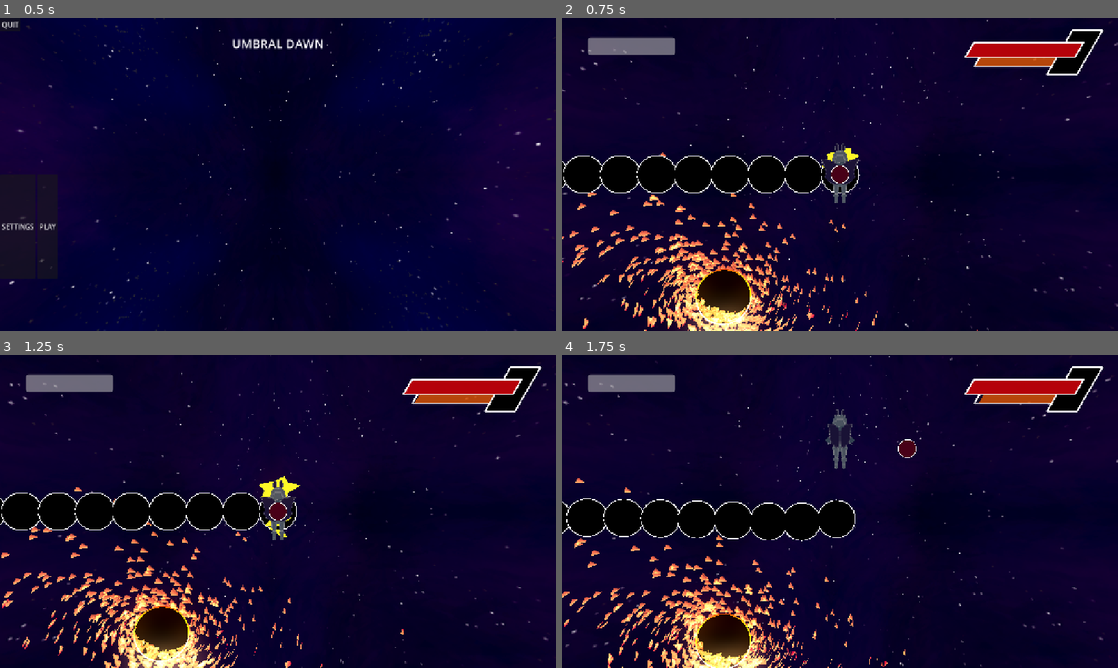
Above: before the commit, frames 1-4 (two rows, left to right).
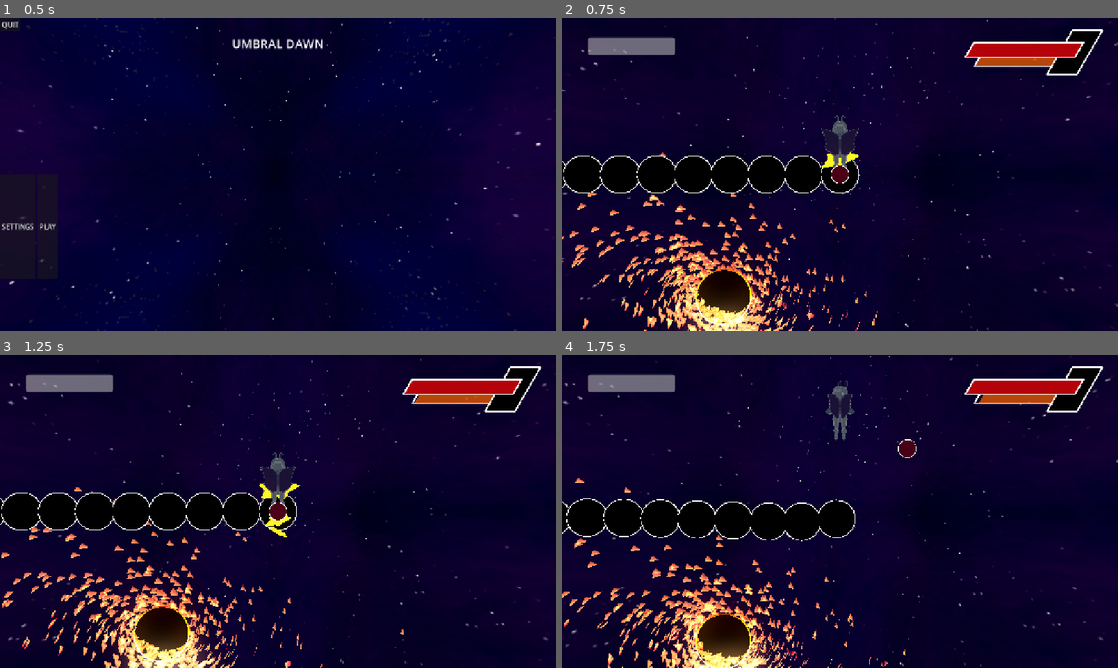
Above: after the commit, the same moments.

Repository: thomaskareka/csce552-3d
Game: Godot game, scene res://scenes/MainMenu.tscn
The game is run twice, just before and just after one commit, with the same random seed, the same clock (stepped at 60 frames per second) and the same inputs.
Inputs (mouse positions are in pixels of both pictures, inside the frame that each line leads up to):
- Up to frame 1 (0.5 s): no input
- Up to frame 2 (0.75 s): click "PLAY" at 0.5 s
- Up to frame 3 (1.25 s): no input
- Up to frame 4 (1.75 s): move the mouse to (867, 511) at 1.27 s; press the mouse at (867, 511) at 1.28 s; hold W (move_up) from 1.28 s (still down)

Frame 1 is identical in both runs. In frame 2, 0.6% of the frame differs, in the area x 46-54%, y 31-60%; in frame 3, 0.6%; in frame 4, 0.5%.

Commit message:
head aiming

Diff:
--- a/components/gameplay/user_input.gd
+++ b/components/gameplay/user_input.gd
@@ -1,6 +1,7 @@
 extends Node
 
 @onready var parent: CharacterBody3D = get_parent()
+var moth_model
 @onready var aim_indicator: MeshInstance3D = $"../AimIndicator"
 @onready var basic_projectile_manager: ProjectileManager = $"../BasicAttack"
 @onready var strong_projectile_manager: ProjectileManager = $"../StrongAttack"
@@ -44,6 +45,7 @@
 var mouse_last_used := true
 
 func _ready() -> void:
+	moth_model = parent.get_node("moth")
 	use_relative_joystick = GlobalData.data.get("use_relative", false)
 	mouse_aim_sensitivity = GlobalData.data.get("mouse_sensitivity", 0.5)
 	joystick_aim_sensitivity = GlobalData.data.get("joystick_sensitivity", 5)
@@ -119,6 +121,8 @@
 	aim_indicator.position.y = aim_position.y
 	mouse_last_used = joystick_magnitude == 0
 
+	moth_model.look_at_indicator(aim_indicator.position)
+
 func _handle_attack(delta: float):
 	if Input.is_action_just_released("charge_input"):
 		if charge_held_time <= 0 and charge_projectile_cooldown_time <= 0:
--- /dev/null
+++ b/moth.gd
@@ -0,0 +1,24 @@
+extends Node3D
+class_name MothModel
+@onready var skeleton: Skeleton3D = $Armature/Skeleton3D
+const HEAD_BONE = "head"
+
+var head_bone_index: int
+
+func _ready():
+	print(skeleton.get_bone_name(1))
+	head_bone_index = skeleton.find_bone(HEAD_BONE)
+
+func look_at_indicator(target_pos: Vector3):
+	var head_pos = skeleton.get_bone_global_pose(head_bone_index).origin
+
+	var look_dir = MovementHelper.get_direction_to_target(head_pos, target_pos)
+	look_dir.y = - look_dir.y
+	var new_basis = Basis.looking_at(look_dir, Vector3.UP)
+	new_basis = new_basis.rotated(Vector3.UP, deg_to_rad(180))
+
+
+	var bone_pose = skeleton.get_bone_global_pose(head_bone_index)
+	bone_pose.basis = new_basis
+
+	skeleton.set_bone_global_pose_override(head_bone_index, bone_pose, 1.0, true)
--- /dev/null
+++ b/moth.tscn
@@ -0,0 +1,7 @@
+[gd_scene load_steps=3 format=3 uid="uid://cbs3qt7x60na5"]
+
+[ext_resource type="PackedScene" uid="uid://c0xjbkaw7pa6r" path="res://assets/mesh/moth.glb" id="1_3bc02"]
+[ext_resource type="Script" uid="uid://b44vgo06beukv" path="res://moth.gd" id="2_fog0t"]
+
+[node name="moth" instance=ExtResource("1_3bc02")]
+script = ExtResource("2_fog0t")
--- a/objects/Player.tscn
+++ b/objects/Player.tscn
@@ -7,7 +7,7 @@
 [ext_resource type="Script" uid="uid://ds16n8tolty8e" path="res://components/projectiles/projectile_data.gd" id="4_sderm"]
 [ext_resource type="Script" uid="uid://bcvasa3qaofnb" path="res://components/projectiles/movement_data/tracked_rotated_move.gd" id="5_jmmr7"]
 [ext_resource type="Script" uid="uid://cxojmk3n7nf4g" path="res://components/projectiles/movement_data/base_move.gd" id="5_sderm"]
-[ext_resource type="PackedScene" uid="uid://c0xjbkaw7pa6r" path="res://assets/mesh/moth.glb" id="8_jmmr7"]
+[ext_resource type="PackedScene" uid="uid://cbs3qt7x60na5" path="res://moth.tscn" id="8_jmmr7"]
 
 [sub_resource type="CapsuleShape3D" id="CapsuleShape3D_8ak8y"]
 radius = 0.2
@@ -163,4 +163,3 @@
 MASK = 8
 
 [node name="moth" parent="." instance=ExtResource("8_jmmr7")]
-transform = Transform3D(1, 0, 0, 0, 1, 0, 0, 0, 1, 0, -0.6, 0)
Not shown, changed: assets/mus/beatroot_gameplay.mp3.import
Not shown, added: moth.gd.uid
Not shown, changed: assets/mus/beatroot_gameplay.mp3
